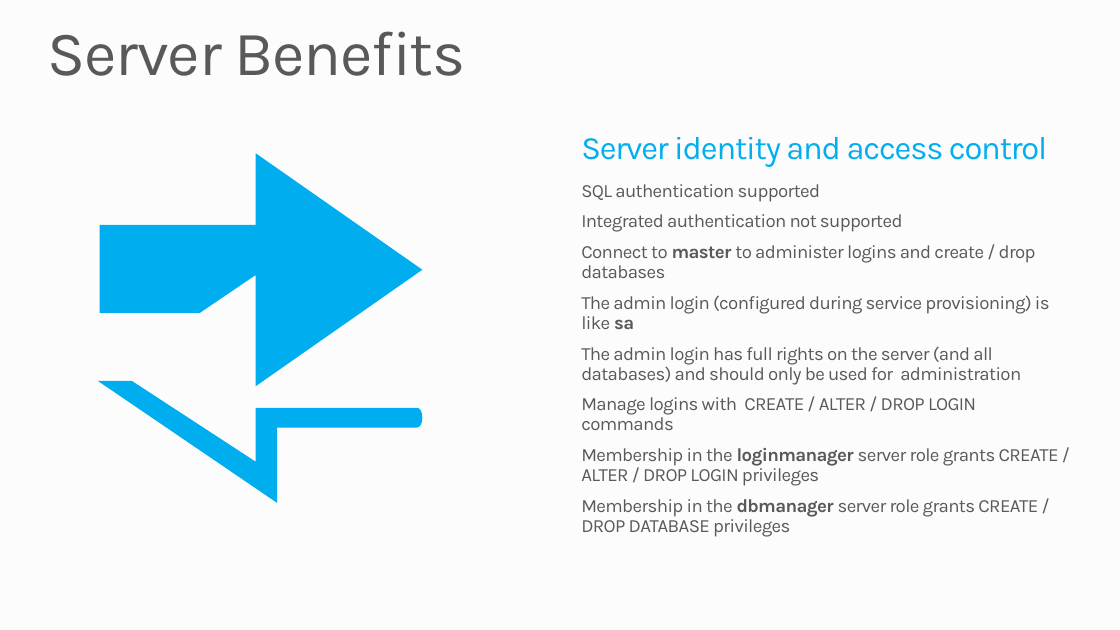
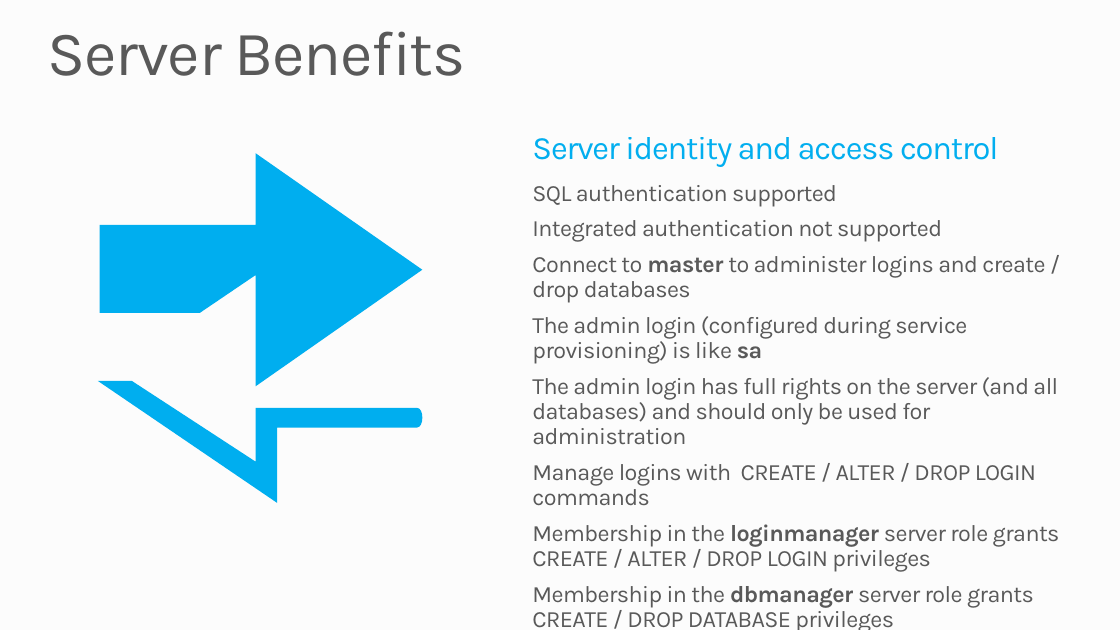
Before and after one commit to mwasham/WATK-Presentations, a slide deck: slide 17 of WindowsAzureSQLDatabase/WindowsAzureSQLDatabase.pptx. Drawn at 1120x630 pixels with LibreOffice and Linux fonts; fonts in the diff are those of the drawing; background and template pictures are left out. Boxes give left, top, right and bottom in pixels: in the first picture for what was removed or moved away, otherwise in the second. Text is boxed around its words. In the diff, an @@ line names an element or a change of style, - is before the commit and + after.

```diff
--- a/WindowsAzureSQLDatabase/WindowsAzureSQLDatabase.pptx
+++ b/WindowsAzureSQLDatabase/WindowsAzureSQLDatabase.pptx
@@ text "Server identity and access control": place and size @@
-text "Server identity and access control" at (581, 137, 1059, 537)
+text "Server identity and access control" at (532, 137, 1060, 607)
@@ text at (532, 185, 1060, 607): size 16 to 20 pt @@
```
Also in this commit, not shown: 9 other slides changed, 1 slide added, 2 slides removed.
